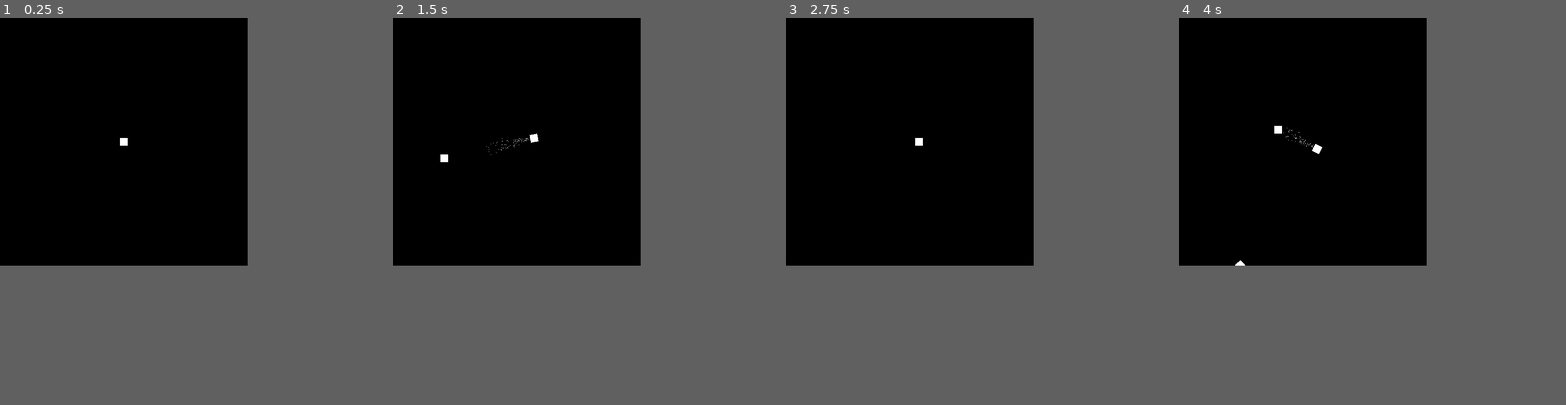
Above: before the commit, frames 1-4 (left to right).
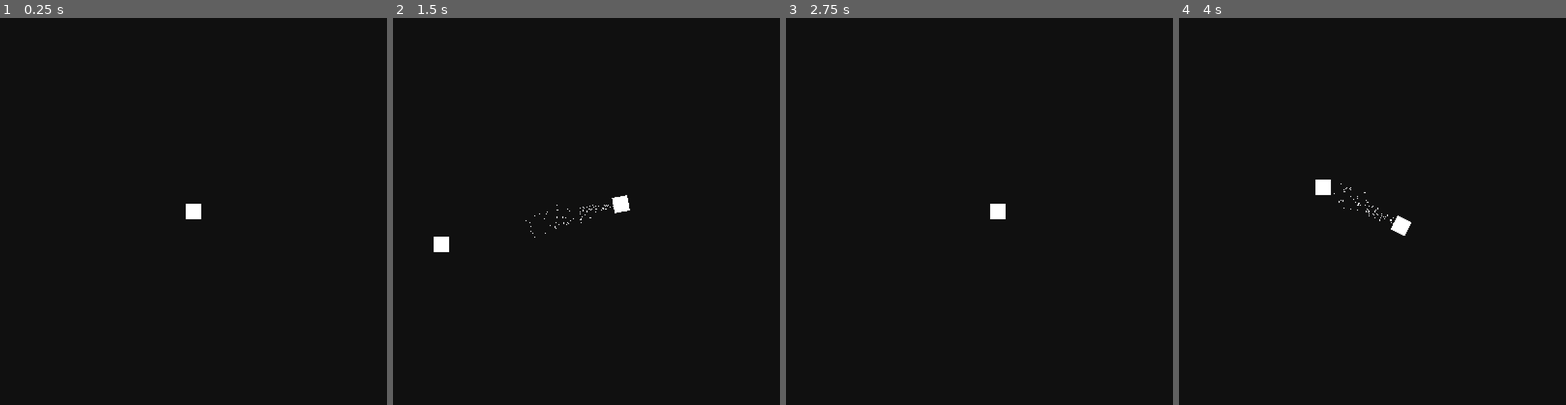
Above: after the commit, the same moments.

Repository: theowiik/PITCH-BLACK
Game: Godot game, scene res://scenes/Game.tscn
Same seed, same stepped clock (60 frames per second), same inputs: the game is played once before the commit and once after it. The engine's default icon, where the game draws it, is replaced by a stand-in: a white triangle on a blue panel in a dark square.
Inputs (mouse positions are in pixels of both pictures, inside the frame that each line leads up to):
- Up to frame 1 (0.25 s): no input
- Up to frame 2 (1.5 s): tap Enter at 0.5 s; move the mouse to (571, 130) at 0.52 s; hold D (right) 0.53-1.28 s; hold Right mouse button (add_rocket) 0.53-1.28 s; move the mouse to (466, 153) at 1.27 s; hold S (down) from 1.28 s (still down); click (466, 153) at 1.35 s
- Up to frame 3 (2.75 s): move the mouse to (933, 87) at 2.02 s; release S (down) at 2.03 s; hold D (right) from 2.03 s (still down); hold Right mouse button (add_rocket) from 2.03 s (still down)
- Up to frame 4 (4 s): move the mouse to (1291, 192) at 2.77 s; release D (right) at 2.78 s; release Right mouse button (add_rocket) at 2.78 s; hold W (up) 2.78-3.53 s; click (1291, 192) at 2.85 s; move the mouse to (1376, 180) at 3.52 s; hold A (left) from 3.53 s (still down); hold Right mouse button (add_rocket) from 3.53 s (still down)
In our replay, the window is 512x512 before the commit and 800x800 after it. These sizes can differ from the game's own. Grey fills any space a smaller window leaves; there, only what the larger window draws over its background counts as a difference.

The runs differ from the first frame. In frame 1, 0.2% of the frame differs, in the area x 31-52%, y 31-52%; in frame 2, 0.5%; in frame 3, 0.2%; in frame 4, 0.5%, in the area x 14-60%, y 27-64%.

Commit message:
pixelify

Diff:
--- a/project.godot
+++ b/project.godot
@@ -38,8 +38,10 @@
 
 [display]
 
-window/size/width=512
-window/size/height=512
+window/size/width=400
+window/size/height=400
+window/stretch/mode="viewport"
+window/stretch/aspect="keep"
 
 [input]
 
@@ -88,5 +90,5 @@
 
 [rendering]
 
-environment/default_clear_color=Color( 0, 0, 0, 1 )
+environment/default_clear_color=Color( 0.0666667, 0.0666667, 0.0666667, 1 )
 environment/default_environment="res://default_env.tres"
